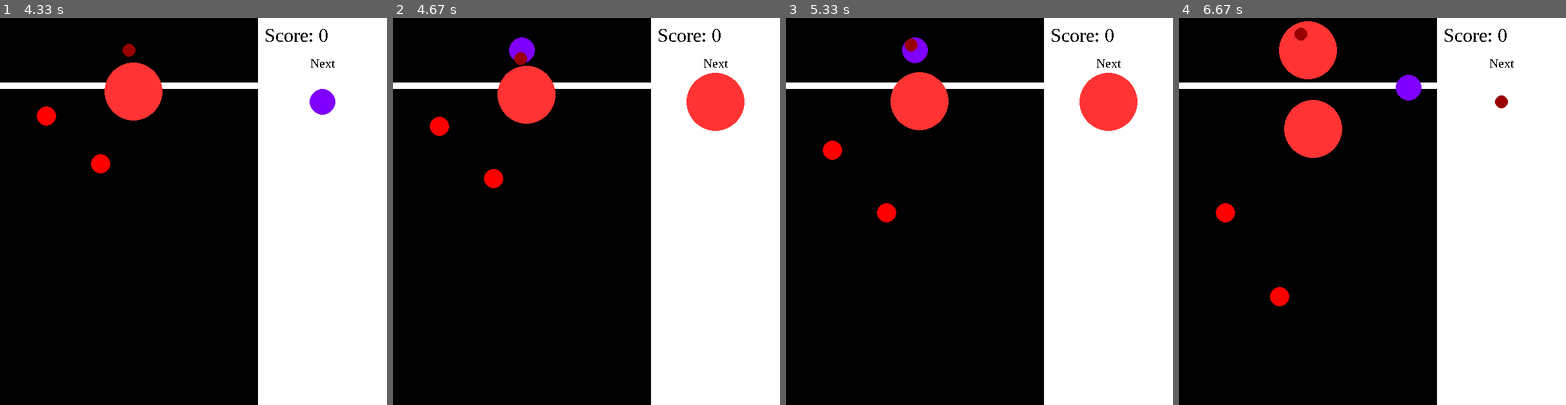
Above: before the commit, frames 1-4 (left to right).
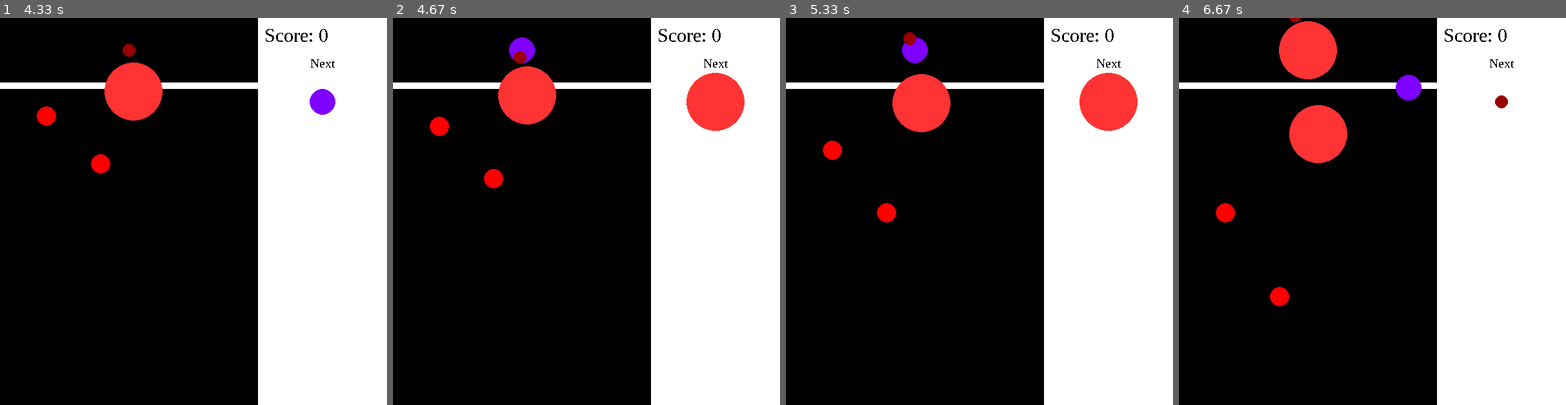
Above: after the commit, the same moments.

Repository: JohnTong123/SuikaBot
Game: pygame game, started from Suika_Simulation.py
The game is run twice, just before and just after one commit, with the same random seed, the same clock (stepped at 60 frames per second) and the same inputs.
Inputs (mouse positions are in pixels of both pictures, inside the frame that each line leads up to):
- Up to frame 1 (4.33 s): press the mouse at (193, 234) at 0.37 s; move the mouse to (147, 226) at 0.47 s; release the mouse at (100, 215) at 0.6 s; press the mouse at (193, 234) at 1.7 s; move the mouse to (119, 180) at 1.8 s; release the mouse at (46, 126) at 1.93 s; press the mouse at (193, 234) at 2.87 s; move the mouse to (162, 161) at 2.97 s; release the mouse at (131, 87) at 3.1 s; press the mouse at (193, 234) at 4.27 s
- Up to frame 2 (4.67 s): move the mouse to (555, 285) at 4.37 s; release the mouse at (520, 335) at 4.5 s
- Up to frame 3 (5.33 s): no input
- Up to frame 4 (6.67 s): press the mouse at (1372, 234) at 5.5 s; move the mouse to (1391, 207) at 5.6 s; release the mouse at (1407, 176) at 5.73 s; press the mouse at (1372, 234) at 6.6 s

Frame 1 is identical in both runs. In frame 2, 0.1% of the frame differs, in the area x 27-43%, y 8-28%; in frame 3, 0.3%; in frame 4, 0.7%, in the area x 27-44%, y 0-38%.

Commit message:
modified physics again

Diff:
--- a/Suika_Simulation.py
+++ b/Suika_Simulation.py
@@ -11,9 +11,9 @@
 GAME_WIDTH = 400
 SCREEN_HEIGHT = 600
 GRAVITY = 0.005
-FRICTION = 0.01
-XLOSS  = 0.05
-YLOSS = 0.05
+FRICTION = 0.05
+XLOSS  = 0.00
+YLOSS = 0.00
 OFFSET = 100
 SKEWED_PROBABILITY = [0.35, 0.25, 0.15, 0.12, 0.08, 0.05]
 FRUITS = pygame.sprite.Group()
@@ -64,8 +64,8 @@
     def update(self): # Update position, velocity
         # pygame.draw.circle(self.surf, self.color, (self.rect.center[0], self.rect.center[1]), self.radius) # could create non circular hitboxes, will have to see
         self.dy += GRAVITY
-
-        self.dx = (1-FRICTION)*self.dx
+        if(self.y + self.radius >= SCREEN_HEIGHT):
+            self.dx = (1-FRICTION)*self.dx
         collidedFruits = []
         for fruit in FRUITS:
             if fruit != self and pygame.sprite.collide_circle(self, fruit):
